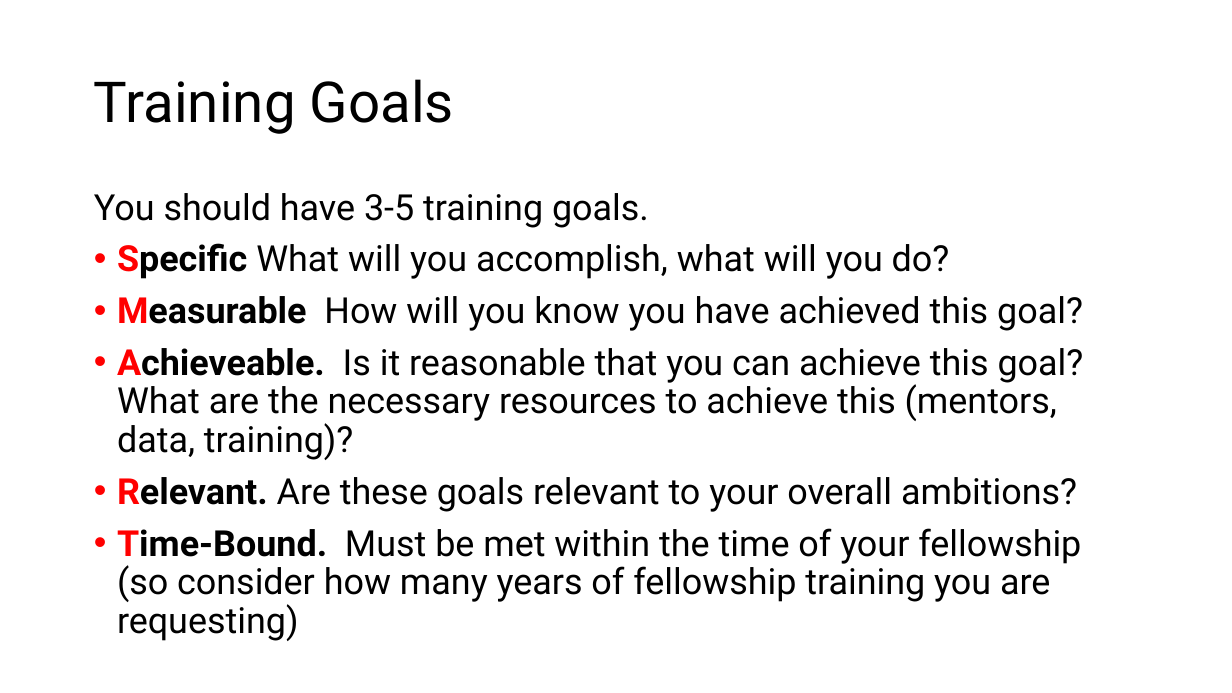
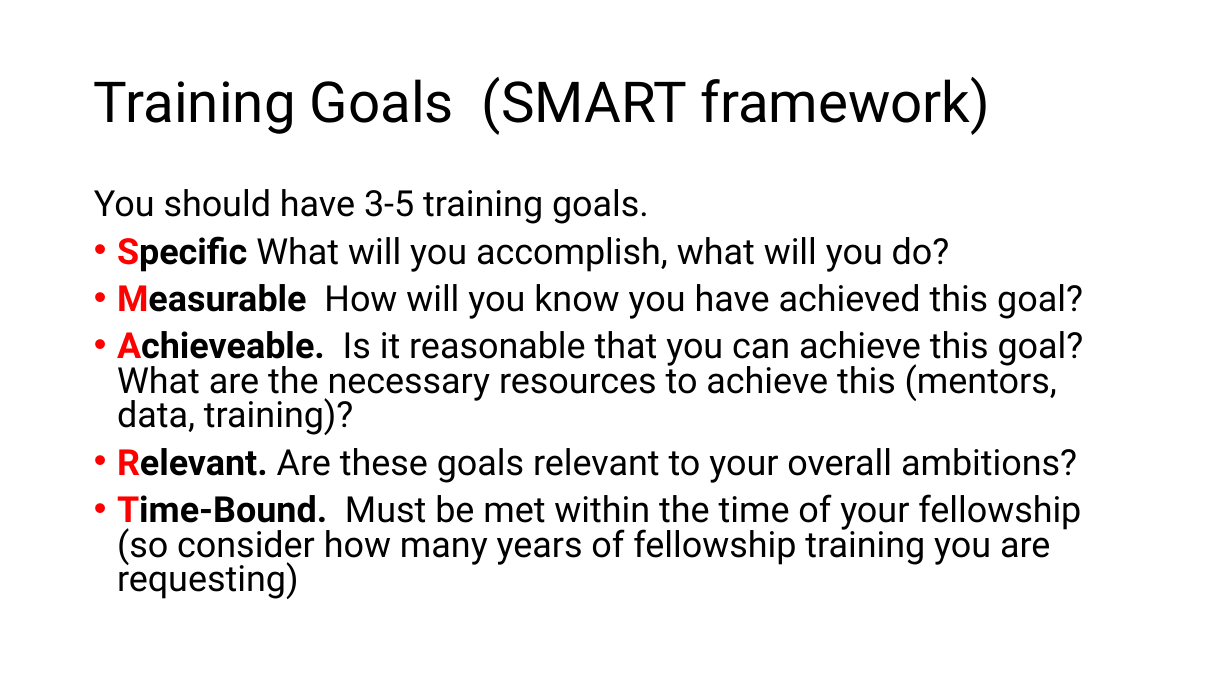
Before and after one commit to BridgesLab/FellowshipWorkshopDocuments, a slide deck: slide 8 of Documents/Slides/Training Goals.pptx (slide 7 before the commit). Drawn at 1232x693 pixels with LibreOffice and Linux fonts; fonts in the diff are those of the drawing. Boxes give left, top, right and bottom in pixels: in the first picture for what was removed or moved away, otherwise in the second. Text is boxed around its words. In the diff, an @@ line names an element or a change of style, - is before the commit and + after.

```diff
--- a/Documents/Slides/Training Goals.pptx
+++ b/Documents/Slides/Training Goals.pptx
@@ title at [94,77,991,135]: text changed @@
-Training Goals
+Training Goals (SMART framework)
@@ text "You should have 3-5 training ..." at [94,189,1084,599]: line spacing 0.9 to 0.8 @@
```
Also in this commit, not shown: 5 other slides changed, 2 slides added, 1 slide removed, 2 other files.
